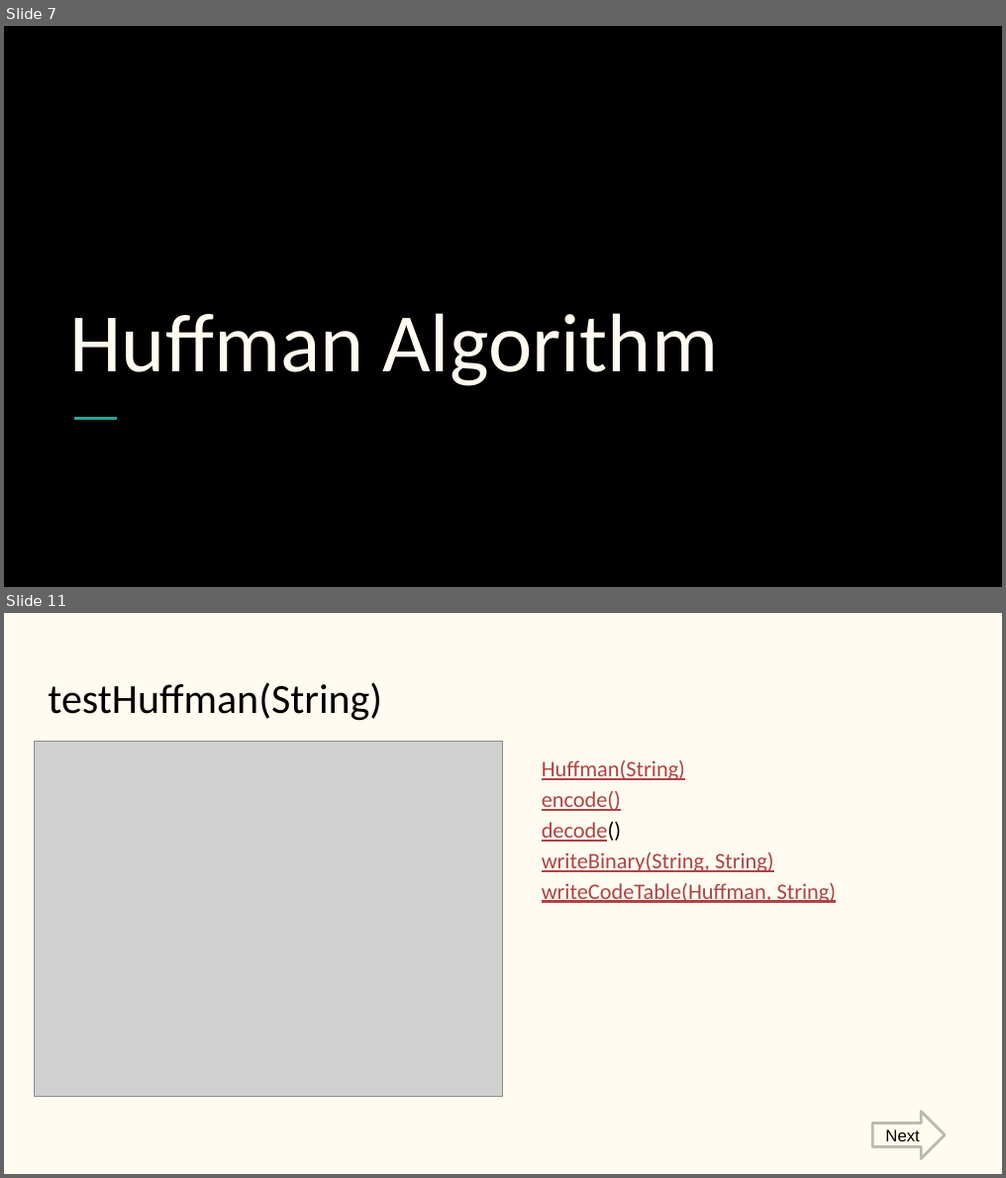
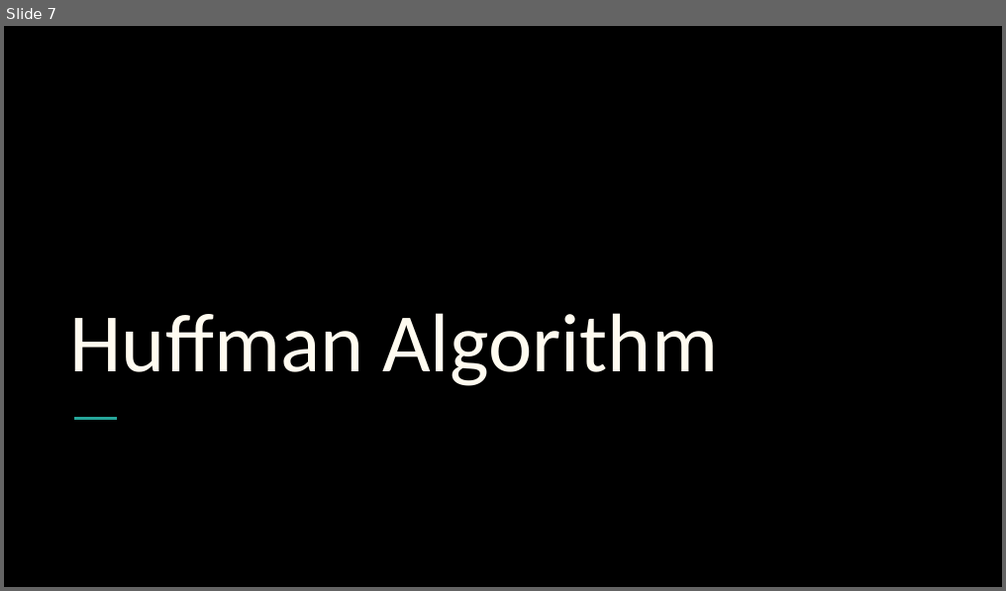
Before and after one commit to mufaddalnaya/Data-Compression, a slide deck: Data Compression.pptx. Shown one above the other, each under a label of ours: slides 7 and 11 before the commit, slide 7 after it; the slides between them are not shown. The pictures are 1006x1178 and 1006x591 pixels, drawn with LibreOffice and Linux fonts; fonts in the diff are those of the drawing; grey boxes stand for pictures. Boxes give left, top, right and bottom in pixels: in the first picture for what was removed or moved away, otherwise in the second. Text is boxed around its words. In the diff, an @@ line names an element or a change of style, - is before the commit and + after.

Commit message:
Review II - Adaptive Huffman Algorithm

```diff
--- a/Data Compression.pptx
+++ b/Data Compression.pptx
@@ slide 11 removed at bbox=[4, 613, 1002, 1174], background #FFFBF0 @@
@@ title removed at bbox=[48, 682, 382, 721] @@
-testHuffman(String)
@@ picture removed at bbox=[34, 741, 503, 1096] @@
@@ text removed at bbox=[542, 761, 837, 903] @@
-Huffman(String)
-encode()
-decode()
-writeBinary(String, String)
-writeCodeTable(Huffman, String)
@@ left arrow removed at bbox=[872, 1112, 944, 1159] @@
-Next
```
Also in this commit, not shown: 1 slide changed, 3 slides added, 19 other slides removed, 45 other files.
